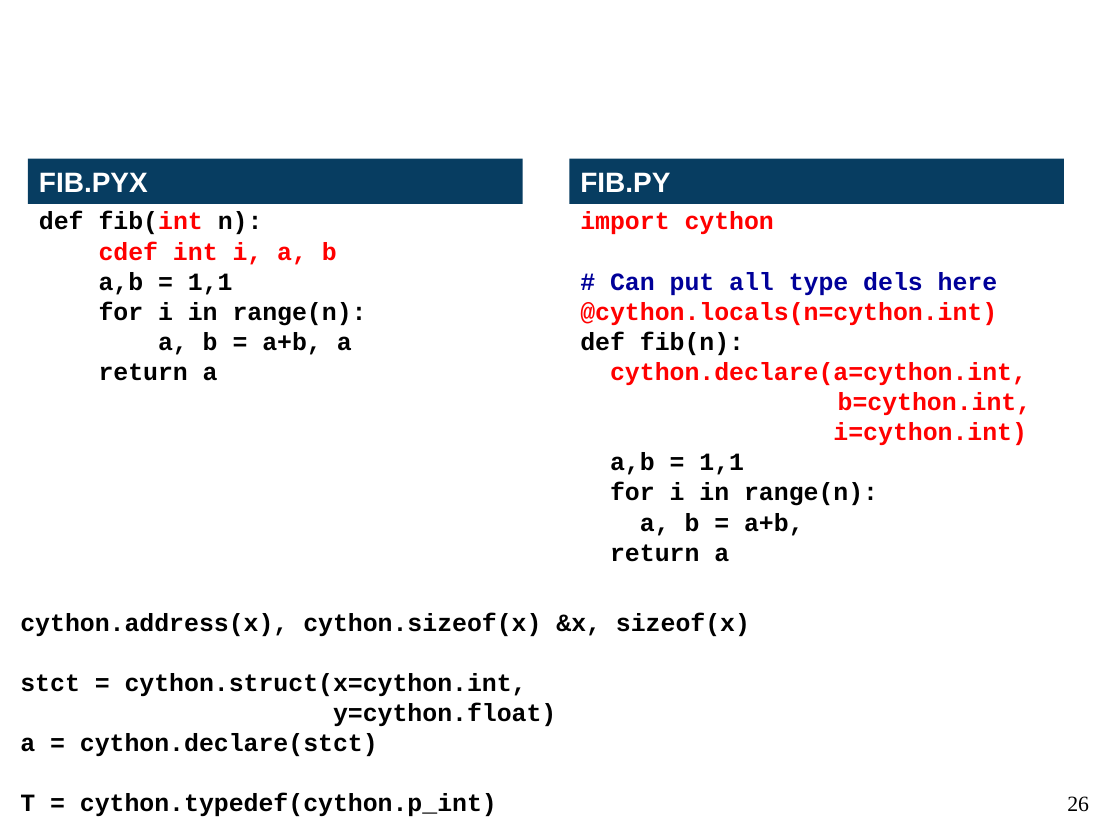
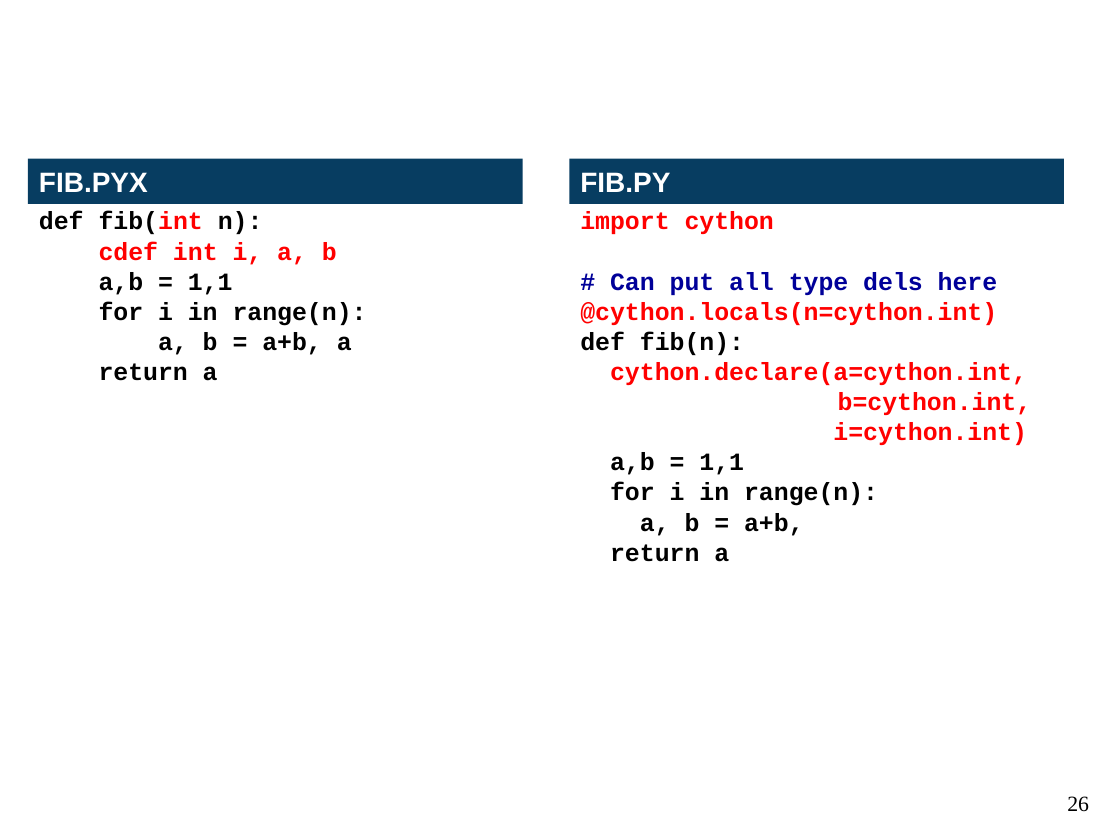
Before and after one commit to kwmsmith/scipy2013-cython-tutorial, a slide deck: slide 26 of Cython.pptx. Drawn at 1120x840 pixels with LibreOffice and Linux fonts; fonts in the diff are those of the drawing; background and template pictures are left out. Boxes give left, top, right and bottom in pixels: in the first picture for what was removed or moved away, otherwise in the second. Text is boxed around its words. In the diff, an @@ line names an element or a change of style, - is before the commit and + after.

```diff
--- a/Cython.pptx
+++ b/Cython.pptx
@@ text removed at <box>20,613,750,816</box> @@
-cython.address(x), cython.sizeof(x) &x, sizeof(x)
-stct = cython.struct(x=cython.int,
-y=cython.float)
-a = cython.declare(stct)
-T = cython.typedef(cython.p_int)
```
Also in this commit, not shown: 1 other slide changed, 2 slides removed, 4 other files.
